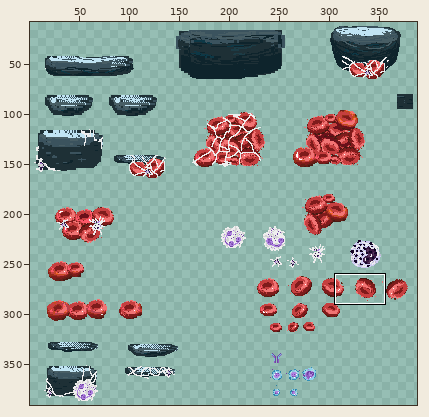
Sprite sheet, stored at Python_Module_8/Assets/SpriteSheets/Tiles.png. Above, an overview of the earlier version with the close-up marked.
Close-up. Earlier state:
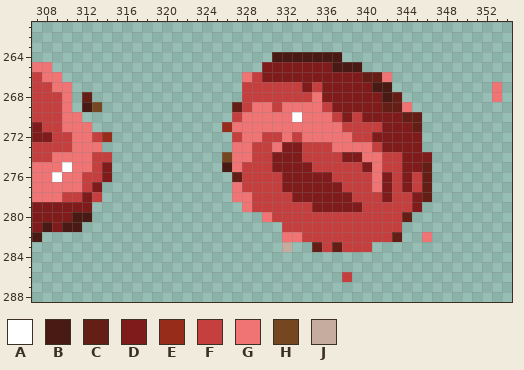
The file is 400x400 pixels. Colours within 5 levels of each other are drawn and written as one. Shown: x 307..354, y 261..288. The wide view leaves out empty margins. The commit also changed other parts of the picture, which this record leaves out.
Palette (. is transparent): A #ffffff  B #491913  C #651e16  D #7f1b1b  E #972c1a  F #c53f3f  G #f17474  H #754721  J #c6ab9f
Pixels before, first column x 307:
264 ........................BBBBBBB................
265 GG.....................DDDDDDDBBB..............
266 FGG..................GFDDDDDDDDDDCCG...........
267 FFGG.................FFFFFFDFDDDDDBB..........G
268 FFFG.C...............FFFFFFFGDDDDDDBC.........G
269 FFFG.BH.............CFGGFGGGGFDDDDDCCG.........
270 FFFGG...............FGGGGGAGGGFDFDDDDCC........
271 DFFGGG.............EGGGGGGGGGGGFFFFDDDC........
272 DDFFGGFE............FGGFFGFGGGGGFFDDDDD........
273 FFFFGGG.............GGFFGDDFFFGGGGFDDDD........
274 FFGGGGFF...........HGGFFDDDFFFFDDGGFFDDD.......
275 GGGAGGFD...........BGFFFDDDDFFFFFDGFFDDC.......
276 GGAGGFFD............CFFFFDDDDDFFFFGDFDFC.......
277 GGGGGFD.............GFFFFDDDDDDFFFGDFDFC.......
278 GGGFFDF.............GGFFFFDDDDDDFFFDFFDC.......
279 DDDDDD...............GFFFFFFDDDDDFFFFFD........
280 DDDDBB.................GFFFFFFFFFFFFFC.........
281 DBDBB....................FFFFFFFFFFFF..........
282 B........................GGFFFFFFFFFC..G.......
283 .........................J..CFCFFF.............
284 ...............................................
285 ...............................................
286 ...............................F...............
The result:
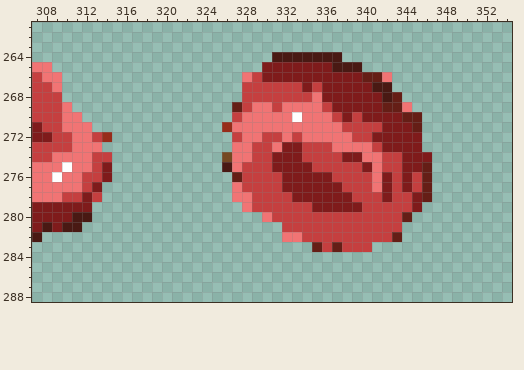
Edits made:
Colour B is gone in row 269 at x 312.
Colour C is gone in row 268 at x 312.
Colour F is gone in row 286 at x 338.
Colour G is gone in rows 267 to 268 at x 310 and 353; in row 282 at x 346.
Colour H is gone in row 269 at x 313.
Colour J is gone in row 283 at x 332.
Boxes around the changes in both close-ups, in picture pixels (x1, y1, x2, y2):
erased: (62, 82, 102, 112)
erased: (492, 82, 502, 102)
erased: (422, 232, 432, 242)
erased: (282, 242, 292, 252)
erased: (342, 272, 352, 282)
